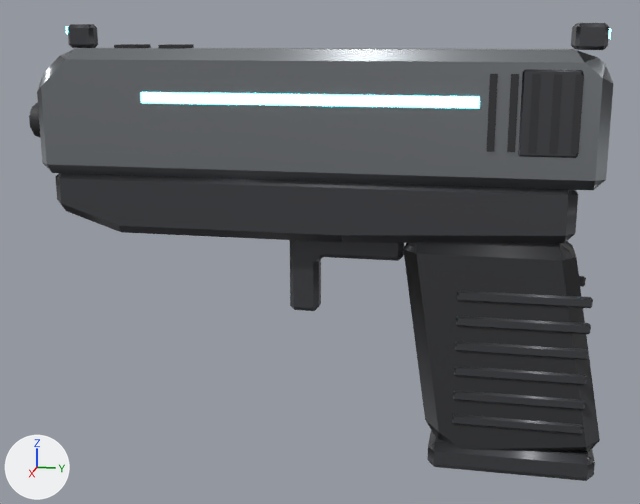
An edit to the FBX model Art/Export/Weapons/SM_SB_Sidearm.fbx, drawn before and after from the same camera.
One viewpoint serves both versions: a camera (50 mm lens) standing at (0.3731, 0.0227, 0.0599) and looking at (0.0, -0.0519, -0.0334). Arrows for +X, +Y and +Z are at lower left; the lights stay in place. The picture after the commit comes second.

The older version as bpy lines, for what is in view:
```python
mat_m_weaponmetal = principled_material('M_WeaponMetal')
mat_m_weaponmetal.base_color = (0.07, 0.072, 0.08)  # dark grey #4b4c50
mat_m_weaponmetal.metallic = 0.4
mat_m_weaponmetal.roughness = 0.38
me_sm_sb_sidearm = bpy.data.meshes.new('SM_SB_Sidearm')
me_sm_sb_sidearm.from_pydata(...)  # 680 vertices, 686 faces; spans x -1.8..1.8, y -7.1..18.3, z -12.4..6.4
# faces by material slot: [38, 486, 132, 30]
me_sm_sb_sidearm.materials.append(mat_m_steel)  # grey #999ea2
me_sm_sb_sidearm.materials.append(mat_m_weaponmetal)  # dark grey #4b4c50
me_sm_sb_sidearm.materials.append(mat_m_polymer)  # dark grey #303134
me_sm_sb_sidearm.materials.append(mat_m_glowcyan)  # cyan #6cedff, glowing cyan #6cedff
ob_sm_sb_sidearm = bpy.data.objects.new('SM_SB_Sidearm', me_sm_sb_sidearm)
ob_sm_sb_sidearm.location = (0.0, 0.0, 0.0)
ob_sm_sb_sidearm.rotation_euler = (0.0, -3.142, 0.0)  # degrees (0, -180, 0)
ob_sm_sb_sidearm.scale = (-0.01, -0.01, -0.01)
```
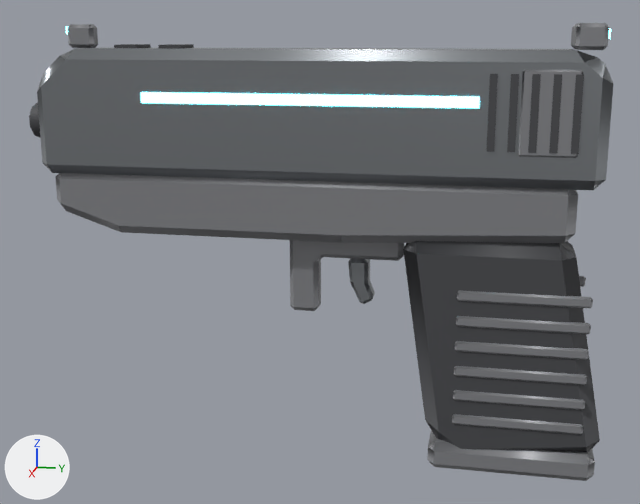
What the commit changed:
Material 'M_WeaponMetal' (mat_m_weaponmetal) changes colour from dark grey #4b4c50 to grey #86888b; in linear values from (0.07, 0.072, 0.08) to (0.24, 0.245, 0.26).
me_sm_sb_sidearm is used by ob_sm_sb_sidearm; location (0.0, 0.0, 0.0); rotation (0.0, -3.142, 0.0), in degrees (0, -180, 0); scale (-0.01, -0.01, -0.01).
me_sm_sb_sidearm had 680 vertices, 686 faces and spanned x -1.8..1.8, y -7.1..18.3, z -12.4..6.4.
me_sm_sb_sidearm now has 712 vertices, 718 faces and spans x -1.8..1.8, y -7.1..18.3, z -12.4..6.4.
me_sm_sb_sidearm part 1: a new loose piece of 32 vertices spanning x -0.4..0.4, y 2.8..3.9, z -5.5..-3.5, in mat_m_steel (grey #999ea2).

Changed parts and their boxes [x1, y1, x2, y2] in the pictures (640 x 504 px):
'SM_SB_Sidearm', recoloured, reshaped (dark grey to grey)
    both: [29, 23, 613, 481]
part 1 of me_sm_sb_sidearm, added
    after: [348, 258, 375, 304]
